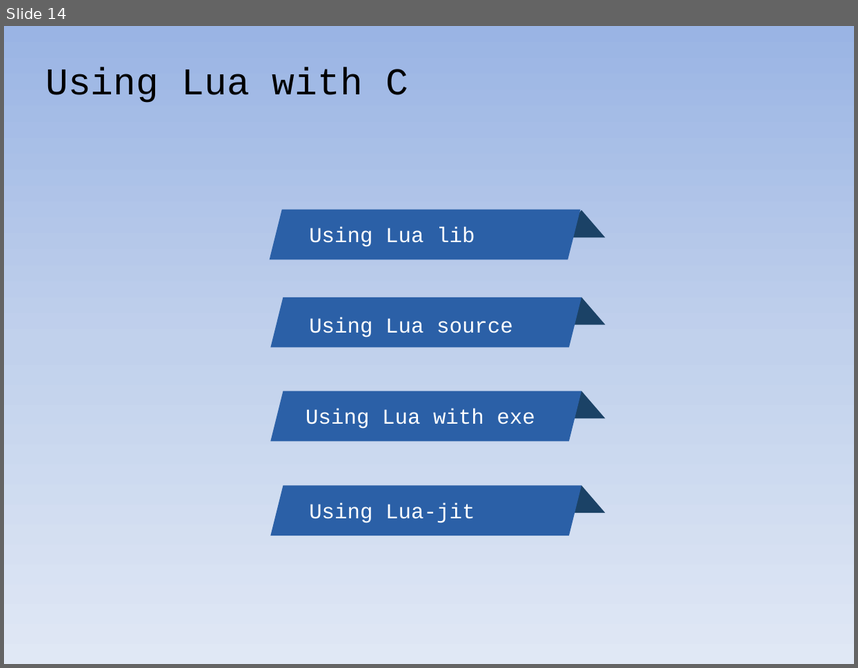
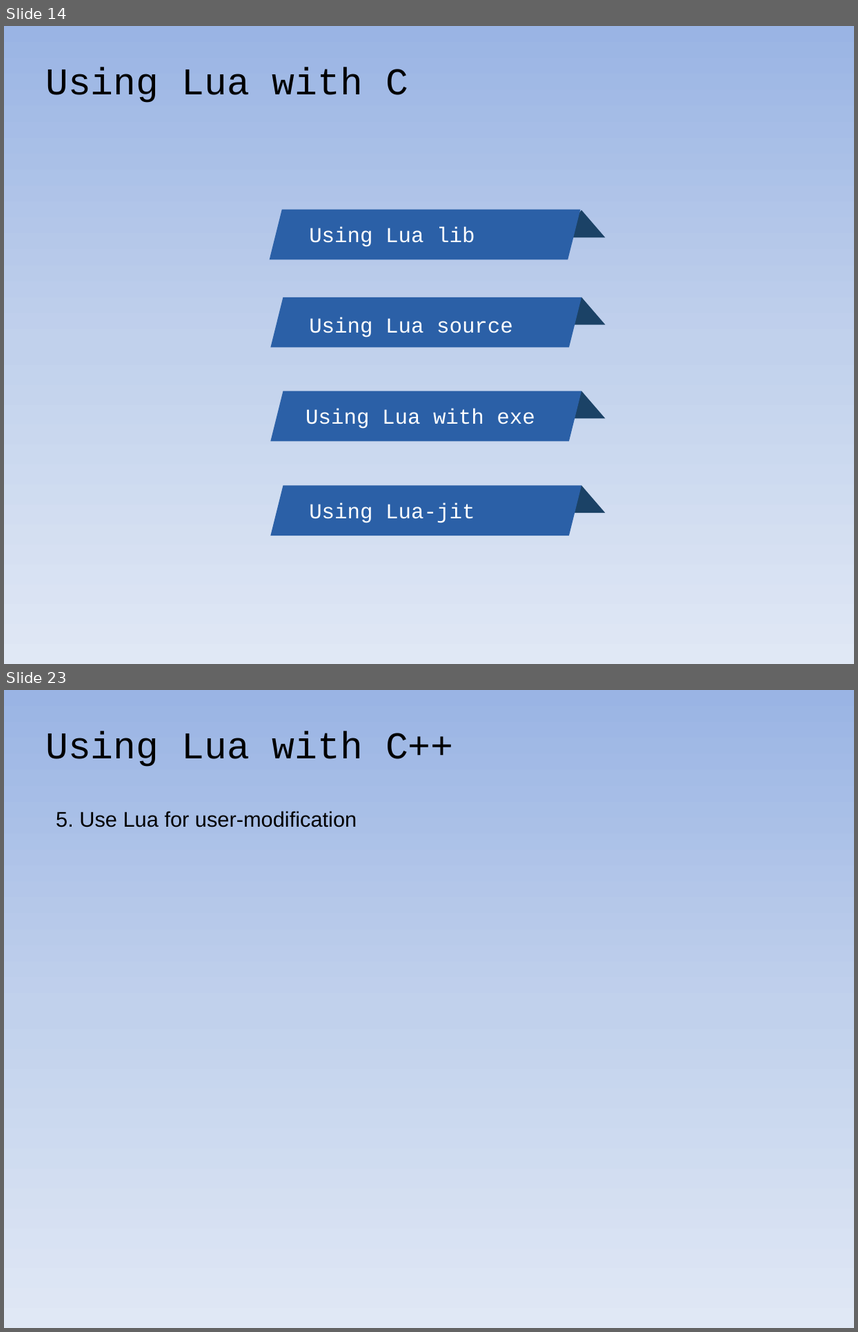
Before and after one commit to warmwine/newbie-clua, a slide deck: doc/newbie-clua.pptx. Shown one above the other, each under a label of ours: slide 14 before the commit, slides 14 and 23 after it; the slides between them are not shown. The pictures are 858x668 and 858x1332 pixels, drawn with LibreOffice and Linux fonts; fonts in the diff are those of the drawing. Boxes give left, top, right and bottom in pixels: in the first picture for what was removed or moved away, otherwise in the second. Text is boxed around its words. In the diff, an @@ line names an element or a change of style, - is before the commit and + after.

```diff
--- a/doc/newbie-clua.pptx
+++ b/doc/newbie-clua.pptx
@@ slide 23 added at (4,690,854,1328), background gradient #9AB5E4 to #C2D1ED to #E1E8F5 @@
@@ text added at (45,731,454,767), 32 pt, text #000000 @@
+Using Lua with C++
@@ text added at (56,811,357,827), 18 pt, text #000000 @@
+5. Use Lua for user-modification
```
Also in this commit, not shown: 6 slides changed, 10 other slides added, 9 slides removed.
